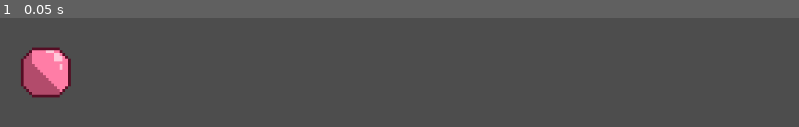
Above: before the commit, frame 1.
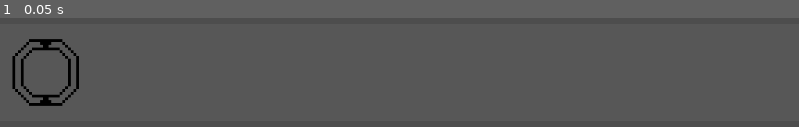
Above: after the commit, the same moment.

Repository: Kita-power/MochiSlam
Game: Godot game, scene res://Scenes/Gameplay.tscn
The game is run twice, just before and just after one commit, with the same random seed, the same clock (stepped at 60 frames per second) and the same inputs. Before the commit the project starts from res://Scenes/pink note.tscn. Sound files missing from this copy of the repository are replaced by a short silence.
Inputs:
- Up to frame 1 (0.05 s): no input

The runs differ from the first frame. In frame 1, 3.3% of the frame differs, in the area x 1-10%, y 19-81%.

Commit message:
Note spawner v2

Diff:
--- a/Scenes/Gameplay.tscn
+++ b/Scenes/Gameplay.tscn
@@ -1,9 +1,10 @@
-[gd_scene load_steps=5 format=3 uid="uid://fhjrradwarha"]
+[gd_scene load_steps=6 format=3 uid="uid://fhjrradwarha"]
 
 [ext_resource type="Script" uid="uid://bvqcgwu0a011j" path="res://Scripts/Gameplay.gd" id="1_hf1ha"]
 [ext_resource type="AudioStream" uid="uid://be4a75kink0jj" path="res://Moshi_Music/Moshi Moshi (feat. 百足) (Sped up).ogg" id="2_kwrm5"]
 [ext_resource type="Script" uid="uid://ciyn4wvec1wt3" path="res://Scripts/note_spawner.gd" id="2_m34ki"]
 [ext_resource type="Texture2D" uid="uid://dut6835x47pgu" path="res://MochiSlam Assets/Mochi Note Receptor.png" id="2_wbxth"]
+[ext_resource type="PackedScene" uid="uid://bmfsooa4810vf" path="res://Scenes/pink note.tscn" id="4_r8bcl"]
 
 [node name="Gameplay" type="Node2D"]
 script = ExtResource("1_hf1ha")
@@ -13,6 +14,7 @@
 
 [node name="NoteSpawner" type="Node2D" parent="."]
 script = ExtResource("2_m34ki")
+note_scene = ExtResource("4_r8bcl")
 
 [node name="Notes" type="Node2D" parent="."]
 
--- a/project.godot
+++ b/project.godot
@@ -11,7 +11,7 @@
 [application]
 
 config/name="MochiSlam"
-run/main_scene="uid://bmfsooa4810vf"
+run/main_scene="uid://fhjrradwarha"
 config/features=PackedStringArray("4.4", "Forward Plus")
 config/icon="res://icon.svg"
 
